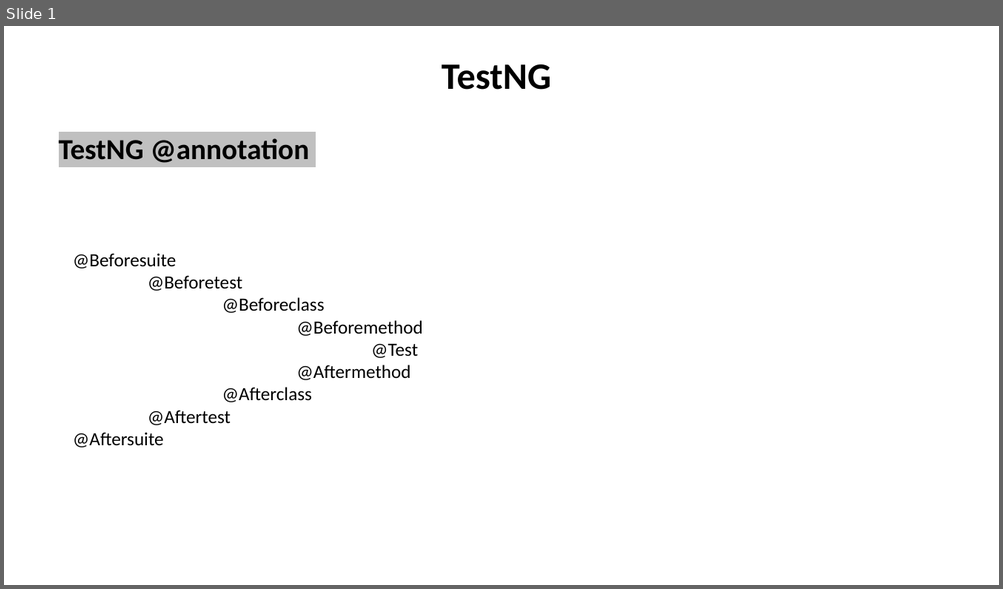
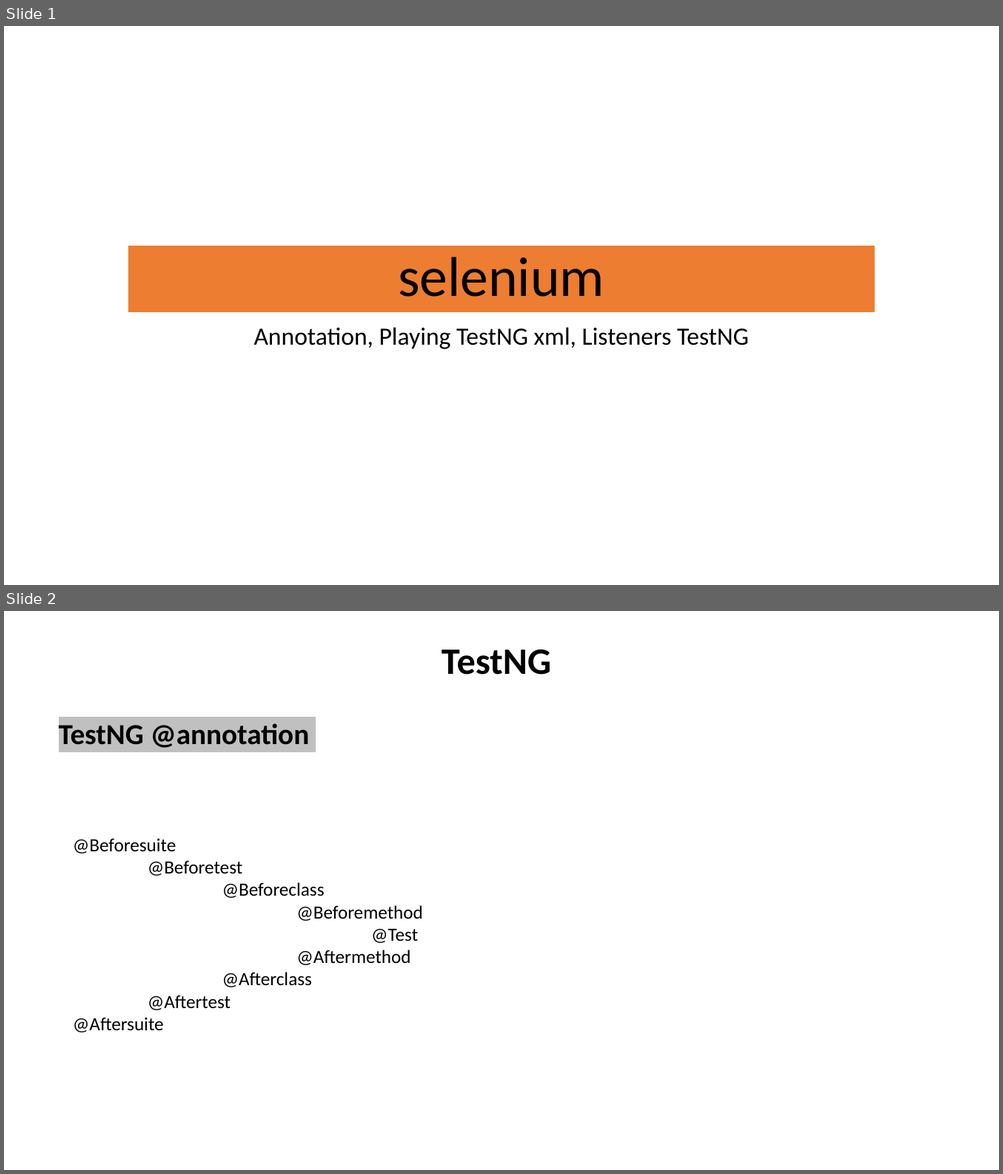
Before and after one commit to rohitb13/images, a slide deck: Selinium Learning Material/TestNg_annotation_xmlfile.pptx. Shown one above the other, each under a label of ours: slide 1 before the commit, slides 1 and 2 after it. The pictures are 1003x589 and 1003x1174 pixels, drawn with LibreOffice and Linux fonts; fonts in the diff are those of the drawing. Boxes give left, top, right and bottom in pixels: in the first picture for what was removed or moved away, otherwise in the second. Text is boxed around its words. In the diff, an @@ line names an element or a change of style, - is before the commit and + after.

```diff
--- a/Selinium Learning Material/TestNg_annotation_xmlfile.pptx
+++ b/Selinium Learning Material/TestNg_annotation_xmlfile.pptx
@@ slide 1 added at (x1=4, y1=26, x2=999, y2=585), background #FFFFFF @@
@@ title added at (x1=128, y1=246, x2=875, y2=312), fill #ED7D31, 54 pt, text #000000 @@
+selenium
@@ subtitle added at (x1=254, y1=327, x2=748, y2=349), 24 pt, text #000000 @@
+Annotation, Playing TestNG xml, Listeners TestNG
@@ what was slide 1 is now slide 2 @@
```
Also in this commit, not shown: 7 other files.
